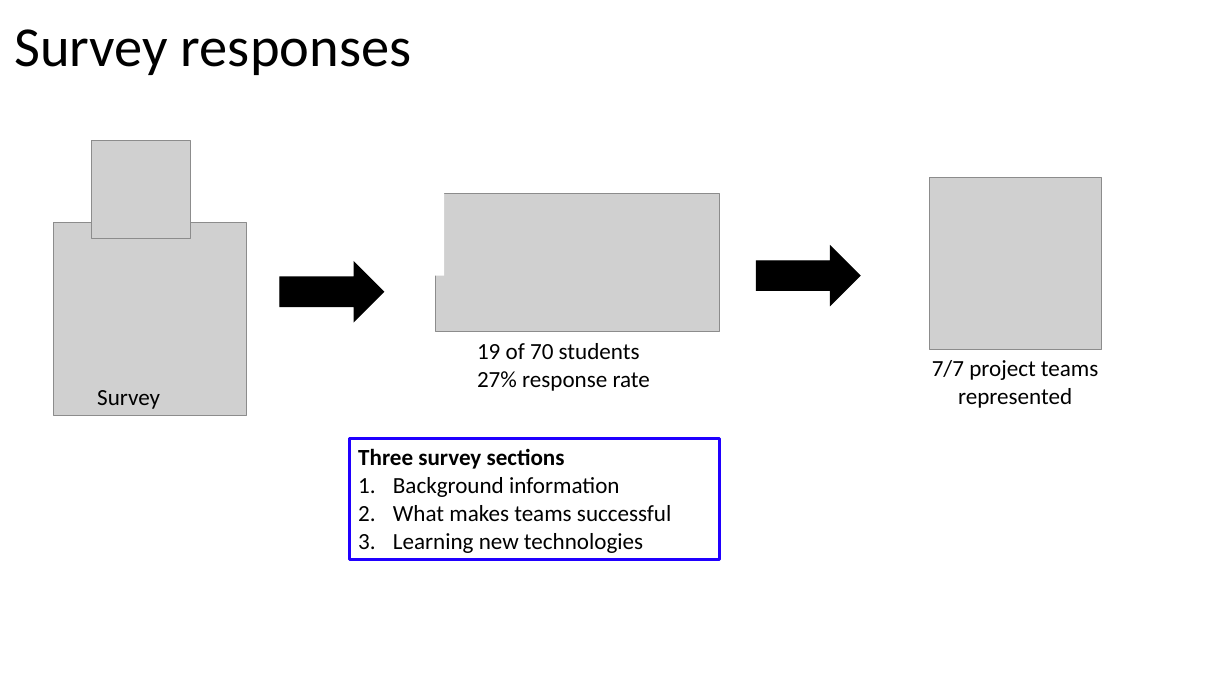
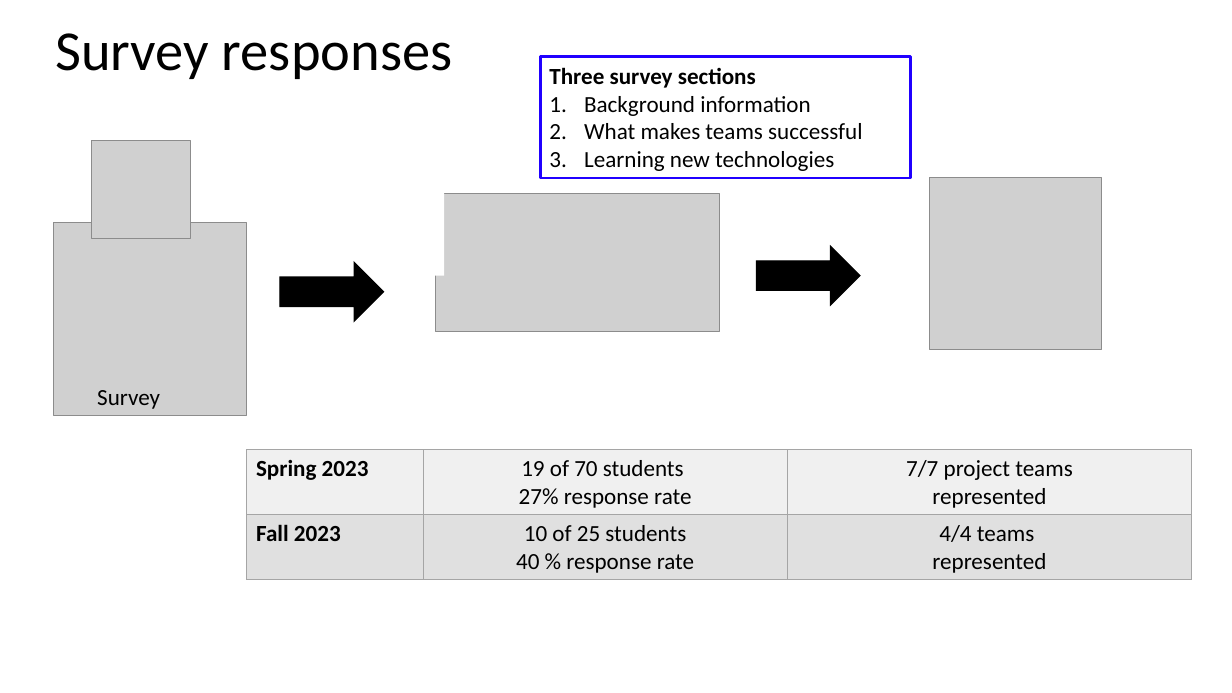
Before and after one commit to johnxu21/johnxu21.github.io, a slide deck: slide 7 of teaching/CS472/Timetable/Survey_Presentation.pptx. Drawn at 1232x693 pixels with LibreOffice and Linux fonts; fonts in the diff are those of the drawing; grey boxes stand for pictures. Boxes give left, top, right and bottom in pixels: in the first picture for what was removed or moved away, otherwise in the second. Text is boxed around its words. In the diff, an @@ line names an element or a change of style, - is before the commit and + after.

```diff
--- a/teaching/CS472/Timetable/Survey_Presentation.pptx
+++ b/teaching/CS472/Timetable/Survey_Presentation.pptx
@@ text "Survey responses": place and size @@
-text "Survey responses" at box(14, 29, 411, 75)
+text "Survey responses" at box(55, 33, 452, 79)
@@ rectangle "Three survey sections": place and size @@
-rectangle "Three survey sections" at box(349, 438, 720, 559)
+rectangle "Three survey sections" at box(541, 56, 911, 177)
@@ text removed at box(477, 343, 650, 391) @@
-19 of 70 students
-27% response rate
@@ text removed at box(932, 360, 1099, 408) @@
-7/7 project teams
-represented
@@ table added at box(247, 450, 1192, 579), 2 rows, 3 columns @@
+Spring 2023 | 19 of 70 students / 27% response rate | 7/7 project teams / represented
+Fall 2023 | 10 of 25 students / 40 % response rate | 4/4 teams / represented
```
Also in this commit, not shown: 11 other slides changed, 9 slides added, 1 slide removed, 1 other file.
